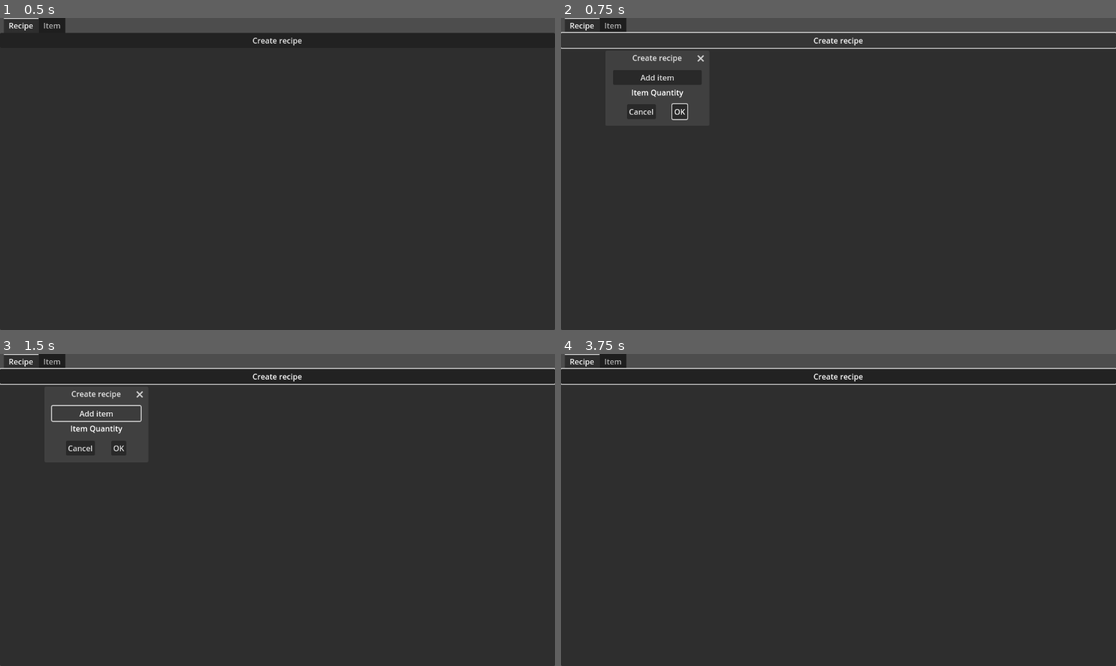
Above: before the commit, frames 1-4 (two rows, left to right).
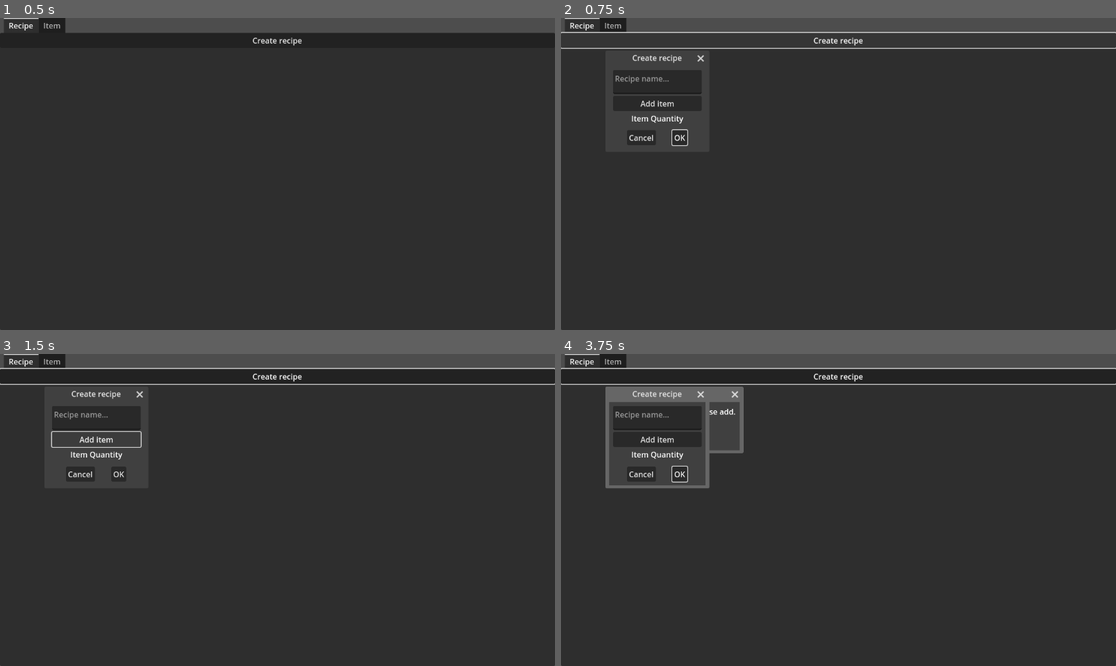
Above: after the commit, the same moments.

Repository: RWHurra/Recipe-price-calculator
Game: Godot game, scene res://main.tscn
Two runs of this game, one before a commit and one after it. Both use one fixed random seed, a clock stepped at 60 frames per second and the inputs below.
Inputs (mouse positions are in pixels of both pictures, inside the frame that each line leads up to):
- Up to frame 1 (0.5 s): no input
- Up to frame 2 (0.75 s): click "Create recipe" at 0.5 s
- Up to frame 3 (1.5 s): click "Add item" at 1.25 s
- Up to frame 4 (3.75 s): click "OK" at 2 s; click (677, 475) at 2.75 s, where only the run after the commit has a clickable "OK"; click (672, 438) at 3.5 s, where only the run after the commit has a clickable "OK"

Frame 1 is identical in both runs. In frame 2, 0.7% of the frame differs, in the area x 9-26%, y 18-42%; in frame 3, 0.8%; in frame 4, 2.4%, in the area x 8-33%, y 10-43%.

Commit message:
Started with recipies, added delete item
Also cleaned up code by renaming vars and removing unnecessary code.

Diff:
--- a/Add item in recipe.gd
+++ b/Add item in recipe.gd
@@ -1,22 +1,15 @@
 extends Button
 
 @onready var main = get_tree().get_current_scene()
-@onready var items = main.get_items()
+@onready var items
 @onready var grid = get_parent().get_node("GridContainer")
 
-# Called when the node enters the scene tree for the first time.
-func _ready():
-	pass # Replace with function body.
-
-
-# Called every frame. 'delta' is the elapsed time since the previous frame.
-func _process(delta):
-	pass
-
-
 func _on_pressed():
+	items = main.get_items()
 	var item_list = ItemList.new()
+	print(items)
 	for item in items:
+		print(item)
 		item_list.add_item(item.get("item_name"), null, true)
 	grid.add_child(item_list)
 	item_list.show()
--- a/Create item.gd
+++ b/Create item.gd
@@ -1,20 +1,10 @@
 extends Button
 
-@onready var create_item_button_scene = preload("res://create_item_dialog.tscn")
+@onready var create_item_dialog_scene = preload("res://create_item_dialog.tscn")
 @onready var offset = Vector2(100, 100)
 
-# Called when the node enters the scene tree for the first time.
-func _ready():
-	pass # Replace with function body.
-
-
-# Called every frame. 'delta' is the elapsed time since the previous frame.
-func _process(delta):
-	pass
-
-
 func _on_pressed():
-	var create_item_button_instance = create_item_button_scene.instantiate()
-	create_item_button_instance.position = offset
-	add_sibling(create_item_button_instance)
-	create_item_button_instance.show()
+	var create_item_dialog_instance = create_item_dialog_scene.instantiate()
+	create_item_dialog_instance.position = offset
+	add_sibling(create_item_dialog_instance)
+	create_item_dialog_instance.show()
--- a/Create recipe.gd
+++ b/Create recipe.gd
@@ -2,16 +2,6 @@
 
 @onready var create_recipe_dialog_scene = preload("res://create_recipe_dialog.tscn")
 @onready var offset = Vector2(100, 100)
-
-# Called when the node enters the scene tree for the first time.
-func _ready():
-	pass # Replace with function body.
-
-
-# Called every frame. 'delta' is the elapsed time since the previous frame.
-func _process(delta):
-	pass
-
 
 func _on_pressed():
 	var create_recipe_dialog_instance = create_recipe_dialog_scene.instantiate()
--- a/create_item_dialog.gd
+++ b/create_item_dialog.gd
@@ -13,12 +13,6 @@
 # Called when the node enters the scene tree for the first time.
 func _ready():
 	set_hide_on_ok(false)
-
-
-# Called every frame. 'delta' is the elapsed time since the previous frame.
-func _process(delta):
-	pass
-
 
 func _on_cancelled():
 	queue_free()
@@ -45,19 +39,9 @@
 	var item_button_instance = item_button_scene.instantiate()
 	item_button_instance.set_item(item_instance)
 	item_button_instance.set_button_text(item_instance.get("item_name"))
-	main.add_item(item_button_instance)
+	print("item button created: ", item_button_instance)
+
+	item_instance.set("linked_button", item_button_instance)
+	print("item created: ", item_instance, " with linked button: ", item_instance.get("linked_button"))
+	main.add_item(item_instance)
 	queue_free()
-
-#func _create_dialog_warning(warning_reason : String):
-#	var dialog_warning = AcceptDialog.new()
-#	dialog_warning.set_title("Warning")
-#	dialog_warning.set_text("Missing " + warning_reason + ", please add.")
-#	dialog_warning.set_position(Vector2(100, 100))
-#	add_child(dialog_warning)
-#	dialog_warning.set_visible(true)
-
-var alias: String:
-	get:
-		return alias
-	set(new_alias):
-		alias = new_alias
--- a/create_item_dialog.tscn
+++ b/create_item_dialog.tscn
@@ -4,6 +4,7 @@
 
 [node name="Create item dialog" type="ConfirmationDialog"]
 title = "Create item"
+position = Vector2i(100, 100)
 size = Vector2i(216, 365)
 visible = true
 script = ExtResource("1_7l250")
@@ -15,8 +16,8 @@
 anchor_bottom = 1.0
 offset_left = 8.0
 offset_top = 8.0
-offset_right = 208.0
-offset_bottom = 316.0
+offset_right = -944.0
+offset_bottom = -332.0
 grow_horizontal = 2
 grow_vertical = 2
 
--- /dev/null
+++ b/create_recipe_dialog.gd
@@ -0,0 +1,28 @@
+extends ConfirmationDialog
+
+@onready var main = get_tree().get_current_scene()
+
+@onready var recipe_name = $VBoxContainer/Name
+@onready var recipe_scene = preload("res://recipe.tscn")
+@onready var recipe_button_scene = preload("res://recipe_button.tscn")
+
+func _ready():
+	set_hide_on_ok(false)
+
+
+func _on_confirmed():
+	if recipe_name.text == null or recipe_name.text == "":
+		main.create_dialog_warning("recipe name")
+		return
+
+	var recipe_instance = recipe_scene.instantiate()
+	recipe_instance.set("recipe_name", recipe_name.text)
+
+	var recipe_button_instance = recipe_button_scene.instantiate()
+	recipe_button_instance.set_button_text(recipe_name.text)
+	recipe_button_instance.set_recipe(recipe_instance)
+
+	recipe_instance.set("linked_button", recipe_button_instance)
+	main.add_recipe(recipe_instance)
+
+	queue_free()
--- a/create_recipe_dialog.tscn
+++ b/create_recipe_dialog.tscn
@@ -1,18 +1,26 @@
-[gd_scene load_steps=2 format=3 uid="uid://bf3h7gpute48f"]
+[gd_scene load_steps=3 format=3 uid="uid://bf3h7gpute48f"]
 
 [ext_resource type="Script" path="res://Add item in recipe.gd" id="1_idyal"]
+[ext_resource type="Script" path="res://create_recipe_dialog.gd" id="1_meavt"]
 
 [node name="Create recipe dialog" type="ConfirmationDialog"]
 title = "Create recipe"
-size = Vector2i(200, 118)
+position = Vector2i(100, 100)
+size = Vector2i(200, 172)
 visible = true
+script = ExtResource("1_meavt")
 
 [node name="VBoxContainer" type="VBoxContainer" parent="."]
 offset_left = 8.0
 offset_top = 8.0
 offset_right = 192.0
-offset_bottom = 69.0
+offset_bottom = 123.0
 metadata/_edit_use_anchors_ = true
+
+[node name="Name" type="TextEdit" parent="VBoxContainer"]
+custom_minimum_size = Vector2(10, 50)
+layout_mode = 2
+placeholder_text = "Recipe name..."
 
 [node name="Add item in recipe" type="Button" parent="VBoxContainer"]
 layout_mode = 2
@@ -33,4 +41,5 @@
 layout_mode = 2
 text = "Quantity"
 
+[connection signal="confirmed" from="." to="." method="_on_confirmed"]
 [connection signal="pressed" from="VBoxContainer/Add item in recipe" to="VBoxContainer/Add item in recipe" method="_on_pressed"]
--- a/edit_item_dialog.gd
+++ b/edit_item_dialog.gd
@@ -13,11 +13,6 @@
 func _ready():
 	set_hide_on_ok(false)
 
-
-# Called every frame. 'delta' is the elapsed time since the previous frame.
-func _process(delta):
-	pass
-
 func set_item(value):
 	linked_item = value
 
@@ -28,16 +23,6 @@
 	linked_button = value
 
 func set_values(item):
-	print("item: ", item)
-	print("item_name: ", item_name)
-	print("item item_name: ", item.get("item_name"))
-
-	print("item_price: ", item_price)
-	print("item item_price: ", item.get("price"))
-
-	print("item_unit: ", item_unit)
-	print("item item_unit: ", item.get("unit"))
-
 	item_name.text = item.get("item_name")
 	item_price.text = item.get("price")
 	item_unit.text = item.get("unit")
@@ -64,3 +49,9 @@
 	linked_button.set_button_text(item_name.text)
 
 	queue_free()
+
+
+func _on_delete_pressed():
+	main.delete_item(linked_item)
+	linked_item.queue_free()
+	linked_button.queue_free()
--- a/edit_item_dialog.tscn
+++ b/edit_item_dialog.tscn
@@ -4,7 +4,8 @@
 
 [node name="Edit item dialog" type="ConfirmationDialog"]
 title = "Edit item"
-size = Vector2i(216, 455)
+position = Vector2i(100, 100)
+size = Vector2i(216, 490)
 visible = true
 script = ExtResource("1_aflv5")
 
@@ -16,7 +17,7 @@
 offset_left = 8.0
 offset_top = 8.0
 offset_right = 208.0
-offset_bottom = 406.0
+offset_bottom = 441.0
 grow_horizontal = 2
 grow_vertical = 2
 
@@ -44,4 +45,9 @@
 custom_minimum_size = Vector2(200, 100)
 layout_mode = 2
 
+[node name="Delete" type="Button" parent="VBoxContainer"]
+layout_mode = 2
+text = "Delete"
+
 [connection signal="confirmed" from="." to="." method="_on_confirmed"]
+[connection signal="pressed" from="VBoxContainer/Delete" to="." method="_on_delete_pressed"]
--- /dev/null
+++ b/edit_recipe_dialog.tscn
@@ -0,0 +1,16 @@
+[gd_scene format=3 uid="uid://dwes6dmv40qa3"]
+
+[node name="Edit recipe dialog" type="ConfirmationDialog"]
+title = "Edit recipe"
+position = Vector2i(100, 100)
+visible = true
+
+[node name="VBoxContainer" type="VBoxContainer" parent="."]
+offset_left = 8.0
+offset_top = 8.0
+offset_right = 192.0
+offset_bottom = 51.0
+
+[node name="Delete" type="Button" parent="VBoxContainer"]
+layout_mode = 2
+text = "Delete"
--- a/item.gd
+++ b/item.gd
@@ -5,22 +5,21 @@
 		return item_name
 	set(value):
 		item_name = value
+
 @onready var price: String:
 	get:
 		return price
 	set(value):
 		price = value
+
 @onready var unit: String:
 	get:
 		return unit
 	set(value):
 		unit = value
 
-# Called when the node enters the scene tree for the first time.
-func _ready():
-	pass # Replace with function body.
-
-
-# Called every frame. 'delta' is the elapsed time since the previous frame.
-func _process(delta):
-	pass
+@onready var linked_button: Button:
+	get:
+		return linked_button
+	set(value):
+		linked_button = value
--- a/item_button.gd
+++ b/item_button.gd
@@ -1,29 +1,7 @@
 extends Button
 
-#@onready var item_name
-#@onready var item_price
-#@onready var item_price_unit
 @onready var linked_item
 @onready var edit_item_dialog_scene = preload("res://edit_item_dialog.tscn")
-var button
-
-
-# Called when the node enters the scene tree for the first time.
-func _ready():
-	button = find_child("Button")
-	print("button", button)
-	pass # Replace with function body.
-
-
-# Called every frame. 'delta' is the elapsed time since the previous frame.
-func _process(delta):
-	pass
-
-#func create_item(recieved_item_name : String, recieved_item_price : String, recieved_item_price_unit : String):
-#	item_name = recieved_item_name
-#	item_price = recieved_item_price
-#	item_price_unit = recieved_item_price_unit
-#	print("create item!")
 
 func set_button_text(button_text : String):
 	self.set_text(button_text)
@@ -34,17 +12,11 @@
 func get_item():
 	return linked_item
 
-
-func _on_button_pressed():
-	pass
-
-
 func _on_pressed():
 	print("linked item: ", get_item())
 	var edit_item_dialog_instance = edit_item_dialog_scene.instantiate()
 	edit_item_dialog_instance.set_item(self.get_item())
 	edit_item_dialog_instance.set_button(self)
-#	item_dialog_instance.set_button_text(linked_item.get("item_name"))
 	add_child(edit_item_dialog_instance)
 	edit_item_dialog_instance.set_visible(true)
 	edit_item_dialog_instance.set_values(get_item())
--- a/main.gd
+++ b/main.gd
@@ -3,22 +3,28 @@
 @onready var items : Array
 @onready var item_list = $TabContainer/Item
 
-# Called when the node enters the scene tree for the first time.
-func _ready():
-	pass # Replace with function body.
-
-
-# Called every frame. 'delta' is the elapsed time since the previous frame.
-func _process(delta):
-	pass
+@onready var recipies : Array
+@onready var recipe_list = $TabContainer/Recipe
 
 func get_items():
 	return items
 
 func add_item(new_item):
-#	new_item.set_button_text(new_item.name)
-	item_list.add_child(new_item)
+	item_list.add_child(new_item.get("linked_button"))
 	items.push_back(new_item)
+
+func delete_item(item):
+	items.erase(item)
+
+func get_recipies():
+	return recipies
+
+func add_recipe(new_recipe):
+	recipe_list.add_child(new_recipe.get("linked_button"))
+	recipies.push_back(new_recipe)
+
+func delete_recipe(recipe):
+	recipies.erase(recipe)
 
 func create_dialog_warning(warning_reason : String):
 	var dialog_warning = AcceptDialog.new()
--- /dev/null
+++ b/recipe.gd
@@ -0,0 +1,23 @@
+extends Node2D
+
+@onready var recipe_items : Dictionary
+
+@onready var recipe_name: String:
+	get:
+		return recipe_name
+	set(value):
+		recipe_name = value
+
+@onready var linked_button: Button:
+	get:
+		return linked_button
+	set(value):
+		linked_button = value
+
+func add_item(item, quantity):
+	recipe_items.item = quantity
+	print("recipe_items: ", recipe_items)
+	print("recipe_items.item: ", recipe_items.item)
+
+func delete_item(value):
+	recipe_items.erase(value)
--- a/recipe.tscn
+++ b/recipe.tscn
@@ -1,3 +1,6 @@
-[gd_scene format=3 uid="uid://dv0c0a3jg2om7"]
+[gd_scene load_steps=2 format=3 uid="uid://dv0c0a3jg2om7"]
+
+[ext_resource type="Script" path="res://recipe.gd" id="1_g4830"]
 
 [node name="recipe" type="Node2D"]
+script = ExtResource("1_g4830")
--- /dev/null
+++ b/recipe_button.gd
@@ -0,0 +1,18 @@
+extends Button
+
+@onready var linked_recipe
+@onready var edit_recipe_dialog_scene = preload("res://edit_recipe_dialog.tscn")
+
+func set_button_text(button_text : String):
+	self.set_text(button_text)
+
+func set_recipe(value):
+	linked_recipe = value
+
+func get_recipe():
+	return linked_recipe
+
+
+func _on_pressed():
+	var edit_recipe_dialog_instance = edit_recipe_dialog_scene.instantiate()
+	add_child(edit_recipe_dialog_instance)
--- /dev/null
+++ b/recipe_button.tscn
@@ -0,0 +1,11 @@
+[gd_scene load_steps=2 format=3 uid="uid://dddl6w1plngvr"]
+
+[ext_resource type="Script" path="res://recipe_button.gd" id="1_vn0k2"]
+
+[node name="Button" type="Button"]
+offset_right = 8.0
+offset_bottom = 8.0
+text = "Placeholder text"
+script = ExtResource("1_vn0k2")
+
+[connection signal="pressed" from="." to="." method="_on_pressed"]
